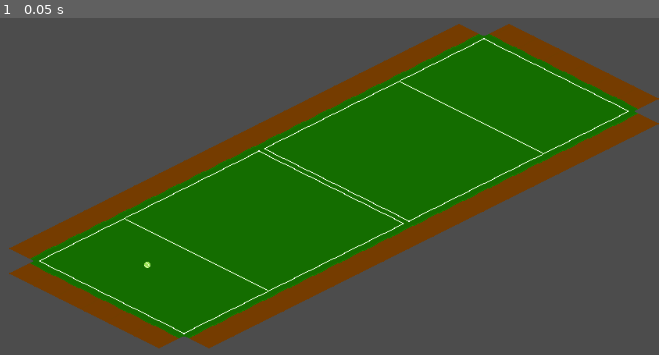
Above: before the commit, frame 1.
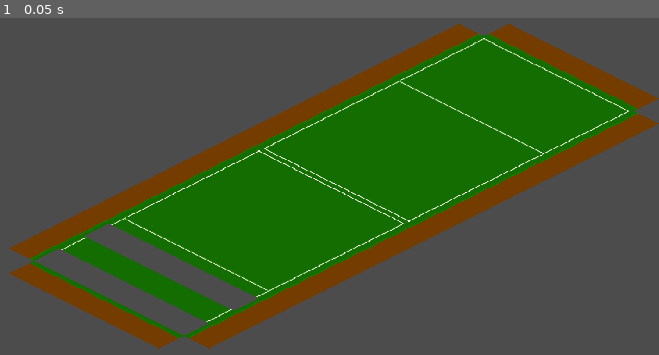
Above: after the commit, the same moment.

Repository: flarkminator/HF_01
Game: Godot game, scene res://Scenes/TestMap.tscn
Two runs of this game, one before a commit and one after it. Both use one fixed random seed, a clock stepped at 60 frames per second and the inputs below.
Inputs:
- Up to frame 1 (0.05 s): no input

The runs differ from the first frame. In frame 1, 4.4% of the frame differs, in the area x 2-100%, y 1-99%.

Commit message:
I went back to the drawing board and just tried to get the ball to move in steps in a fixed unit along the grid, but doing so in METERS and not in PIXELS. This ended up being fairly tricky, but I got it eventually. The Z or "up" vector is going to be trickier. I think I want to handle that within the object itself, where it never ACTUALLy leaves the ground, and just handles it's own height off the ground. We'll see.

Diff:
--- a/Scenes/TennisBall.tscn
+++ b/Scenes/TennisBall.tscn
@@ -20,5 +20,11 @@
 "_edit_group_": true
 }
 
+[node name="Ball_Regular_Shadow" type="AnimatedSprite" parent="."]
+modulate = Color( 0.164706, 0.164706, 0.164706, 1 )
+scale = Vector2( 1, 0.5 )
+frames = SubResource( 1 )
+
 [node name="Ball_Regular" type="AnimatedSprite" parent="."]
+position = Vector2( 0, -3 )
 frames = SubResource( 1 )
--- a/Scenes/TestMap.tscn
+++ b/Scenes/TestMap.tscn
@@ -1,18 +1,21 @@
 [gd_scene load_steps=4 format=2]
 
 [ext_resource path="res://Scripts/TestMap.gd" type="Script" id=1]
-[ext_resource path="res://TileSets/GroundTiles_Grass.tres" type="TileSet" id=2]
-[ext_resource path="res://Scenes/TennisBall.tscn" type="PackedScene" id=3]
+[ext_resource path="res://Scenes/TennisBall.tscn" type="PackedScene" id=2]
+[ext_resource path="res://TileSets/GroundTiles_Grass.tres" type="TileSet" id=3]
 
 [node name="TestMap" type="Node2D"]
 script = ExtResource( 1 )
+TennisBall = ExtResource( 2 )
 
 [node name="TileMap" type="TileMap" parent="."]
 mode = 1
-tile_set = ExtResource( 2 )
+tile_set = ExtResource( 3 )
 cell_size = Vector2( 64, 32 )
 format = 1
-tile_data = PoolIntArray( -655344, 13, 0, -655343, 13, 0, -6 …(1761 unchanged characters)… 11, 0, 327702, 7, 0, 393231, 1, 0, 393232, 5, 0, 393233, 0, 0, 393234, 0, 0, 393235, 0, 0, 393236, 0, 0, 393237, 8, 0, 393238, 7, 0, 458767, 1, 0, 458768, 5, 0, 458769, 0, 0, 458770, 0, 0, 458771, 0, 0, 458772, 0, 0, 458773, 8, 0, 458774, 7, 0, 524303, 1, 0, 524304, 14, 0, 524305, 9, 0, 524306, 9, 0, 524307, 9, 0, 524308, 9, 0, 524309, 17, 0, 524310, 7, 0, 589840, 12, 0, 589841 …(69 unchanged characters)…
+tile_data = PoolIntArray( -655344, 13, 0, -655343, 13, 0, -6 …(1761 unchanged characters)… 11, 0, 327702, 7, 0, 393231, 1, 0, 393238, 7, 0, 458767, 1, 0, 458768, 5, 0, 458769, 0, 0, 458770, 0, 0, 458771, 0, 0, 458772, 0, 0, 458773, 8, 0, 458774, 7, 0, 524303, 1, 0, 524310, 7, 0, 589840, 12, 0, 589841 …(69 unchanged characters)…
 
-[node name="TennisBall" parent="." instance=ExtResource( 3 )]
-position = Vector2( 369.356, 405.176 )
+[node name="Camera2D" type="Camera2D" parent="."]
+position = Vector2( 512, 300 )
+current = true
+zoom = Vector2( 0.5, 0.5 )
--- a/Scripts/Global.gd
+++ b/Scripts/Global.gd
@@ -1,15 +1,25 @@
 extends Node
 #warning-ignore-all:unused_class_variable
 
-var PixelsPerMeter_Y = 16
-var PixelsPerMeter_X = 32
+var PixelsPerMeter = 26.095
+#var PixelsPerMeter = 35.777
+var angle_of_tileMap = deg2rad(26.57) # from degrees into radians
+var meter2pixel_scalar = cos(angle_of_tileMap)
 
 var Gravity = -9.8 # m/s^2
 var AirDensity = 1.21 # kg/m^3
 
 
-func MeterToPixel(X : int, Y : int) -> Array:
-	return [int(X/PixelsPerMeter_X), int(Y/PixelsPerMeter_Y)]
+func MeterToPixel(Meters : Vector3) -> Vector3:
+	var newX = (Meters.x * PixelsPerMeter) * meter2pixel_scalar
+	var newY = - (Meters.x * PixelsPerMeter) * meter2pixel_scalar / 2
+	newX += (Meters.y * PixelsPerMeter) * meter2pixel_scalar
+	newY +=  (Meters.y * PixelsPerMeter) * meter2pixel_scalar / 2
+	var newZ = (Meters.z * PixelsPerMeter)
+	return Vector3(newX, newY, newZ)
+
+func PixelToMeter(Pixels: Vector3) -> Vector3:
+	return Vector3(0, 0, 0)
 
 # Formula for the Magnus Force is Fm = CoefficientForLift / 2 * SurfaceArea * DensityOfMedium * Velocity^2
 # The force is perpindicular to the forward vector; vertical for backspin, downwards for topspin
--- a/Scripts/TennisBall.gd
+++ b/Scripts/TennisBall.gd
@@ -6,32 +6,77 @@
 var Circumfrence = 0.003421194 # Meters^2
 var RevolutionsPerSecond = 500.0
 
-var Velocity = Vector2(30.31088913,17.5)
-var Position = Vector2(0,0)
+var velocity = Vector2(30,0)
+var velocity3 = Vector3(5,0,5)
+var acceleration = Vector2(0,0)
+var ball_height = 0.0
+var time_in_air = 0.0
+var starting_position
+
+func _ready():
+	print("Starting position: (", position.x, ",", position.y, ")")
+	starting_position = position
+
+#func _process(delta):
+#	var position_delta = Global.MeterToPixel(velocity)
+#	velocity3.z = velocity3.z + (Global.Gravity * delta)
+#	var position_delta3 = Global.MeterToPixel3(velocity3)
+#	position.x = position.x + position_delta.x * delta
+#	position.y = position.y + position_delta.y * delta
+#	time_in_air += delta
+#	SetBallHeight(position_delta3.z)
+#
+#
+#func SetBallHeight(ball_height_delta):
+#	ball_height += ball_height_delta
+#	$Ball_Regular.position.y = -ball_height
+#	if ball_height <= 0:
+#		print("Time in the air: ", time_in_air)
+#		print("Final position: (", position.x, ",", position.y, ")")
+#		print("change position: (", position.x - starting_position.x, ",", position.y - starting_position.y, ")")
+#		var change_in_meters = Global.PixelToMeter(Vector2(position.x - starting_position.x, -(position.y - starting_position.y)))
+#		print("change in meters: (", change_in_meters.x, ",", change_in_meters.y, ")")
+#		queue_free()
+
+# Moves the ball in the world by the number of specified meters. Must be convereted into Pixels.
+func move_ball(meters : Vector3):
+	var meters_in_pixels = Global.MeterToPixel(meters)
+	position.x += meters_in_pixels.x
+	position.y += meters_in_pixels.y
+	position.y -= meters_in_pixels.z
 
 func GetDragCoefficient() -> float:
-	return CalculateDragCoefficientForGivenSpeed(Velocity.length())
+	return CalculateDragCoefficientForGivenSpeed(velocity.length())
+
+func GetLiftCoefficient() -> float:
+	return CalculateLiftCoefficientForGivenSpeed(velocity.length())
 
 # The actual drag coefficient for an object is altered by the relationship between it's velocity and angular velocity
-func CalculateDragCoefficientForGivenSpeed(Velocity):
+func CalculateDragCoefficientForGivenSpeed(velocity):
 	var NewDrag = 0.0
 	var AngularVelocity = GetAngularVelocityForRevolutions(RevolutionsPerSecond)
-	NewDrag = DragCoefficient + 1 / pow(22.5 + 4.2 * pow(Velocity / AngularVelocity,2.5),0.4)
+	NewDrag = DragCoefficient + 1 / pow(22.5 + 4.2 * pow(velocity / AngularVelocity,2.5),0.4)
 	return NewDrag
 
-func GetMass() -> float:
-	return Mass
-
-func GetRadius() -> float:
-	return Radius
-
-func GetCircumfrence() -> float:
-	return Circumfrence
+# The Coefficient of Lift is driven by the relationship between velocity and angular velocity
+func CalculateLiftCoefficientForGivenSpeed(velocity):
+	var NewLift = 0.0
+	var AngularVelocity = GetAngularVelocityForRevolutions(RevolutionsPerSecond)
+	NewLift = 1 / (2 + velocity / AngularVelocity)
+	return NewLift
 
 # Takes the Revolutions Per Second (in radians) and returns the angular velocity in Meters per Second
 func GetAngularVelocityForRevolutions(RevolutionsPerSecond) -> float:
 	return (RevolutionsPerSecond * Radius)
 
 
-func _ready():
-	pass
+func GetMass() -> float:
+	return Mass
+
+
+func GetRadius() -> float:
+	return Radius
+
+
+func GetCircumfrence() -> float:
+	return Circumfrence
--- a/Scripts/TestMap.gd
+++ b/Scripts/TestMap.gd
@@ -1,7 +1,29 @@
 extends Node2D
 
+export (PackedScene) var TennisBall
+
+var active_ball
+
 func _ready():
-	print("DragCoefficient:")
-	#DragCoefficient, Velocity, AngularVelocity
-	var NewDrag = $TennisBall.GetDragCoefficient()
-	print(NewDrag)
+	pass
+
+func _input(event):
+	if Input.is_action_just_pressed("ui_spawnball"):
+		spawn_tennis_ball()
+	if Input.is_action_just_pressed("ui_up"):
+		active_ball.move_ball(Vector3(1.371, 0, 0))
+	if Input.is_action_just_pressed("ui_down"):
+		active_ball.move_ball(Vector3(-1.371, 0, 0))
+	if Input.is_action_just_pressed("ui_right"):
+		active_ball.move_ball(Vector3(0, 1.371, 0))
+	if Input.is_action_just_pressed("ui_left"):
+		active_ball.move_ball(Vector3(0, -1.371, 0))
+	if Input.is_action_just_pressed("ui_page_up"):
+		active_ball.move_ball(Vector3(0, 0, 1))
+	if Input.is_action_just_pressed("ui_page_down"):
+		active_ball.move_ball(Vector3(0, 0, -1))
+
+func spawn_tennis_ball():
+	active_ball = TennisBall.instance()
+	active_ball.position = Vector2(225, 400)
+	add_child(active_ball)
--- a/project.godot
+++ b/project.godot
@@ -23,6 +23,19 @@
 
 Global="*res://Scripts/Global.gd"
 
+[display]
+
+window/size/width=2048
+window/size/height=1200
+
+[input]
+
+ui_spawnball={
+"deadzone": 0.5,
+"events": [ Object(InputEventKey,"resource_local_to_scene":false,"resource_name":"","device":0,"alt":false,"shift":false,"control":false,"meta":false,"command":false,"pressed":false,"scancode":65,"unicode":0,"echo":false,"script":null)
+ ]
+}
+
 [rendering]
 
 environment/default_environment="res://default_env.tres"
